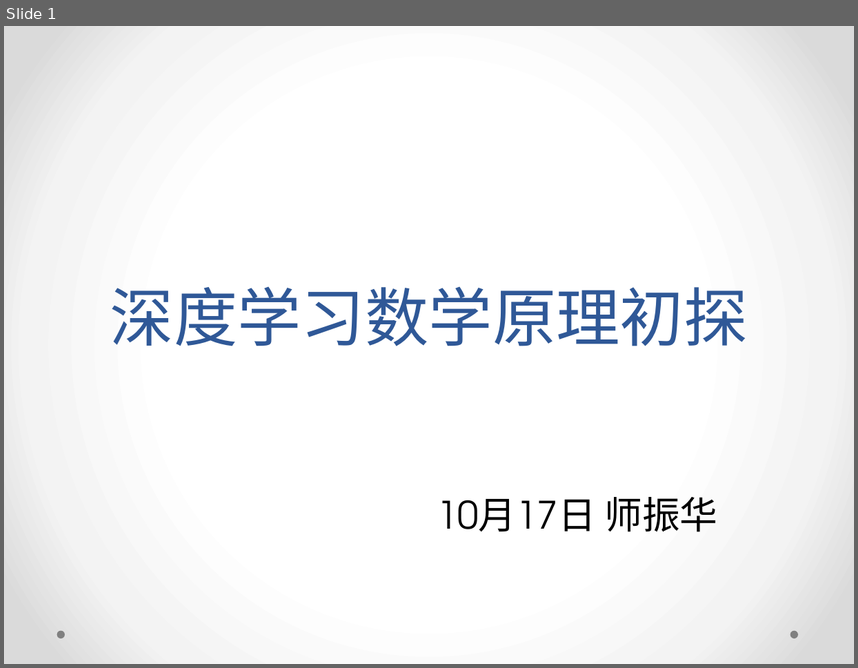
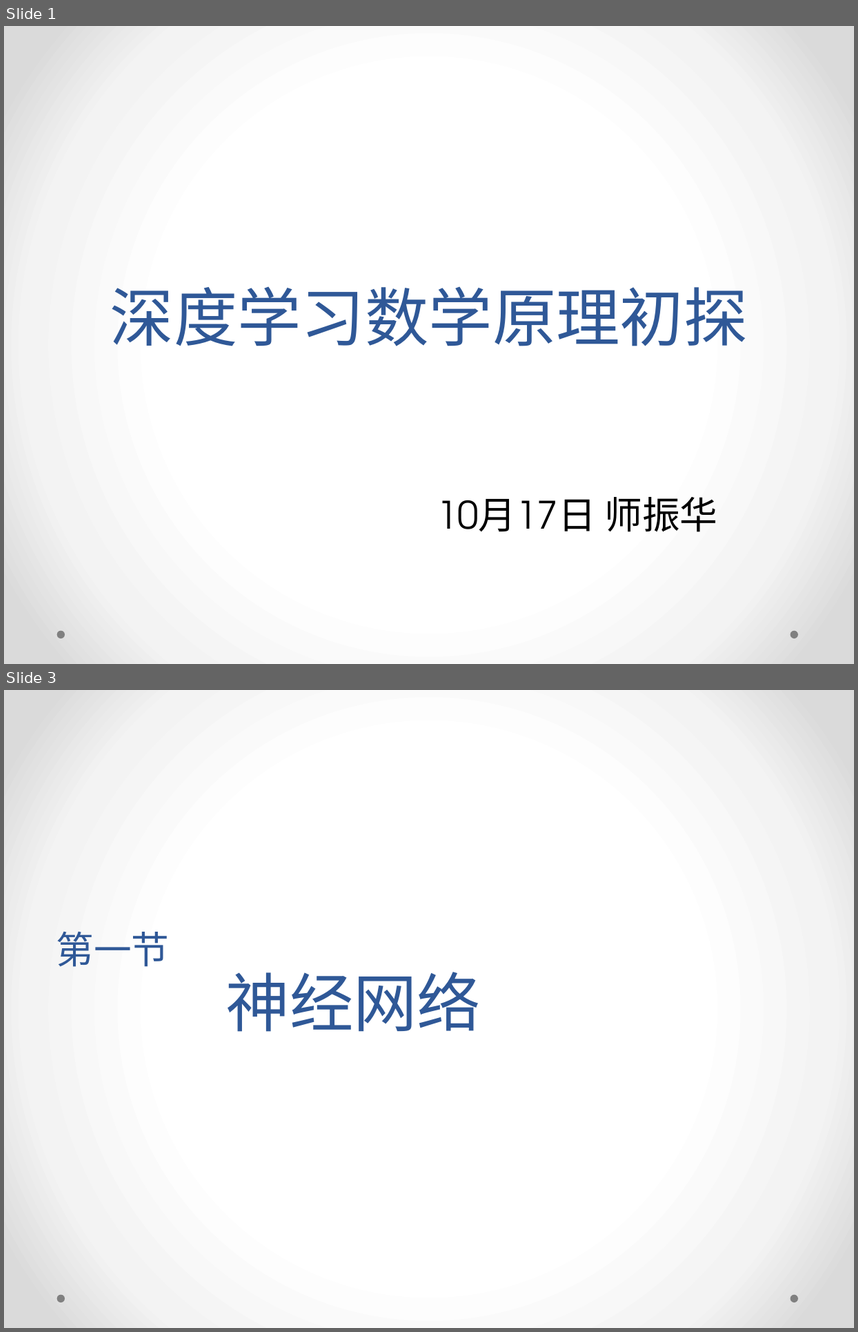
Before and after one commit to yish0000/neuralnetwork, a slide deck: 深度学习数学原理初探.pptx. Shown one above the other, each under a label of ours: slide 1 before the commit, slides 1 and 3 after it; the slides between them are not shown. The pictures are 858x668 and 858x1332 pixels, drawn with LibreOffice and Linux fonts; fonts in the diff are those of the drawing; background and template pictures are left out. Boxes give left, top, right and bottom in pixels: in the first picture for what was removed or moved away, otherwise in the second. Text is boxed around its words. In the diff, an @@ line names an element or a change of style, - is before the commit and + after.

```diff
--- a/深度学习数学原理初探.pptx
+++ b/深度学习数学原理初探.pptx
@@ slide 3 added at (x1=4, y1=690, x2=854, y2=1328), background gradient #FFFFFF to #F4F4F4 to #DADADA; not listed: 2 template elements that a slide beside it also shows @@
@@ title added at (x1=56, y1=931, x2=481, y2=1032), 54 pt, text #2F5897 @@
+第一节
+神经网络
```
Also in this commit, not shown: 5 other slides added, 1 slide removed.
